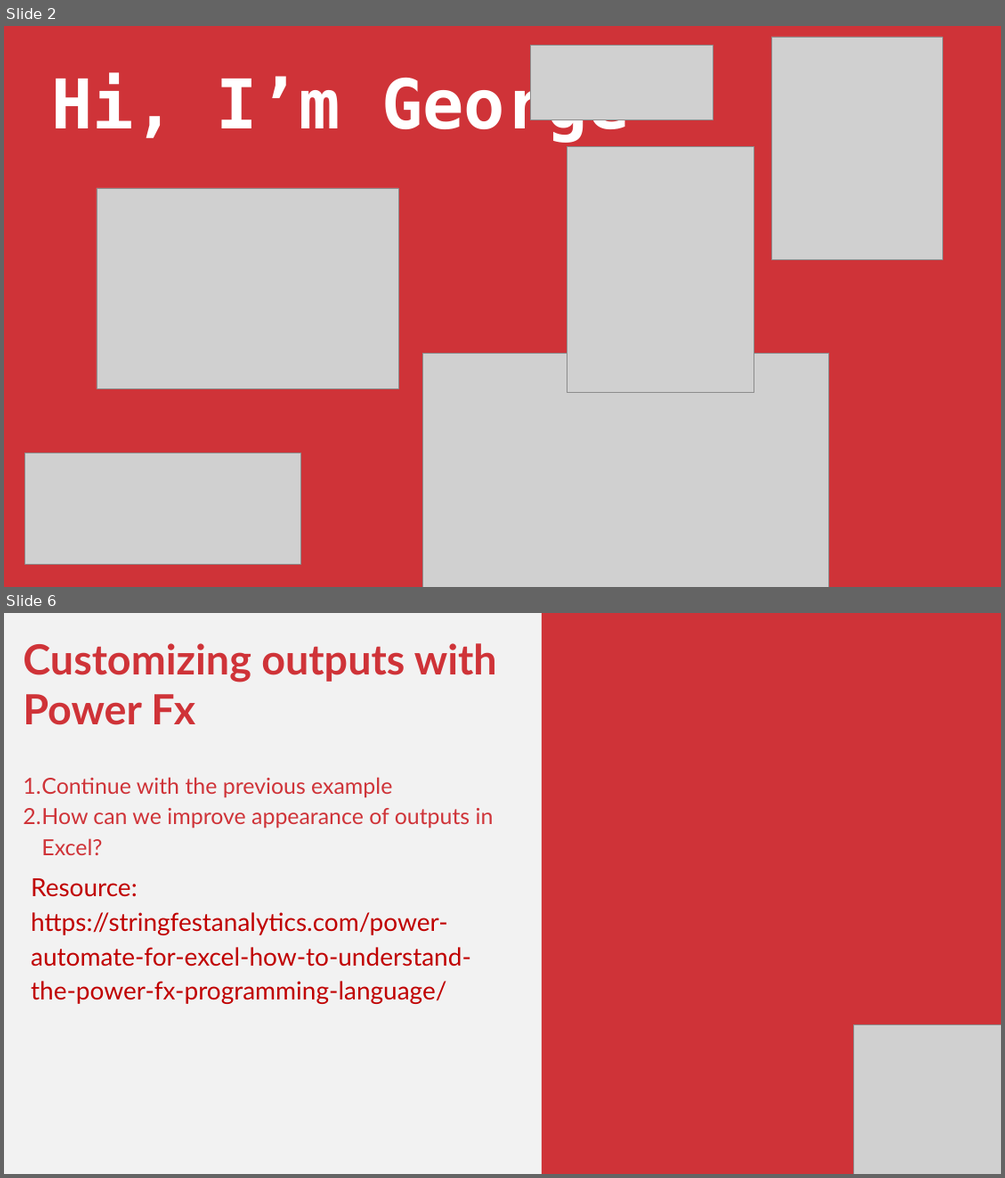
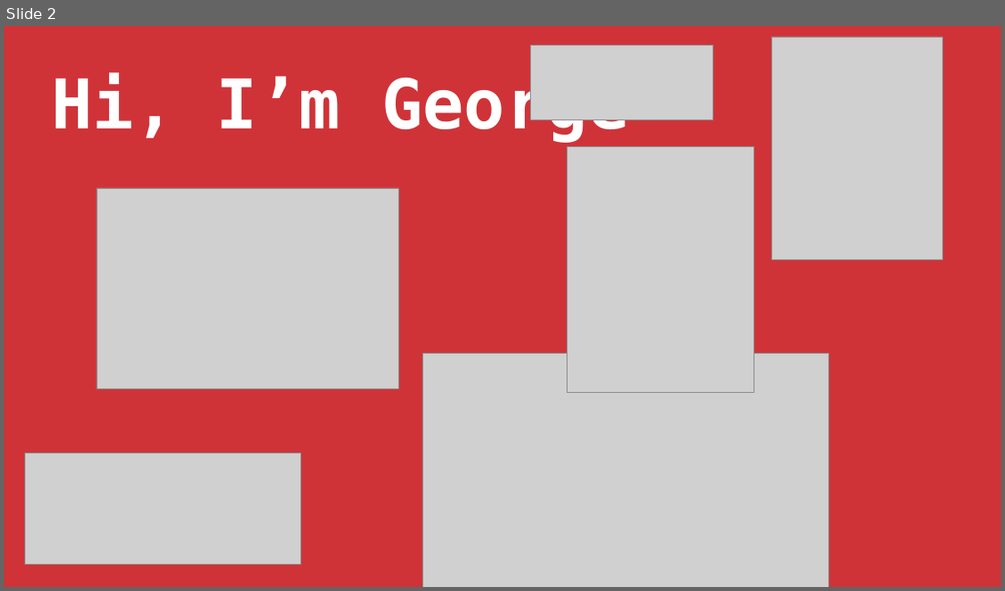
Before and after one commit to stringfestdata/profitable-ai-copilot-excel, a slide deck: intro-copilot-excel-stringfest.pptx. Shown one above the other, each under a label of ours: slides 2 and 6 before the commit, slide 2 after it; the slides between them are not shown. The pictures are 1005x1178 and 1005x591 pixels, drawn with LibreOffice and Linux fonts; fonts in the diff are those of the drawing; grey boxes stand for pictures. Boxes give left, top, right and bottom in pixels: in the first picture for what was removed or moved away, otherwise in the second. Text is boxed around its words. In the diff, an @@ line names an element or a change of style, - is before the commit and + after.

```diff
--- a/intro-copilot-excel-stringfest.pptx
+++ b/intro-copilot-excel-stringfest.pptx
@@ slide 6 removed at [4, 613, 1001, 1174], background #F2F2F2 @@
@@ rectangle removed at [542, 613, 1001, 1174] @@
@@ text removed at [23, 643, 497, 1004] @@
-Customizing outputs with Power Fx
-1. Continue with the previous example
-2. How can we improve appearance of outputs in Excel?
-Resource: https://stringfestanalytics.com/power-automate-for-excel-how-to-understand-the-power-fx-programming-language/
@@ picture removed at [853, 1024, 1001, 1174] @@
```
Also in this commit, not shown: 1 slide changed, 6 slides added, 2 other slides removed, 1 other file.
